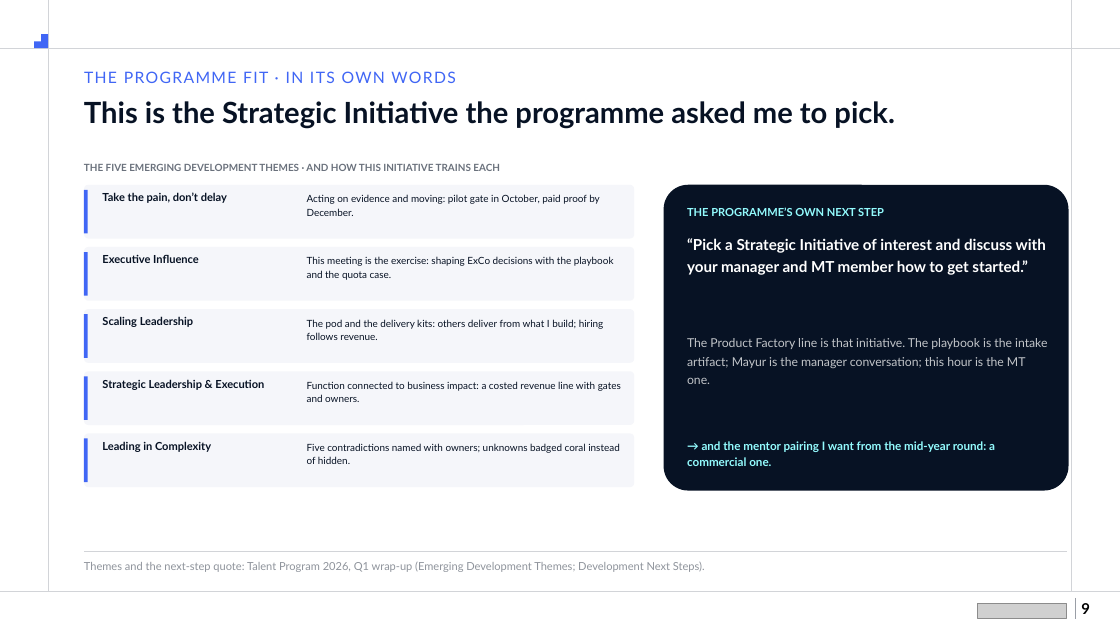
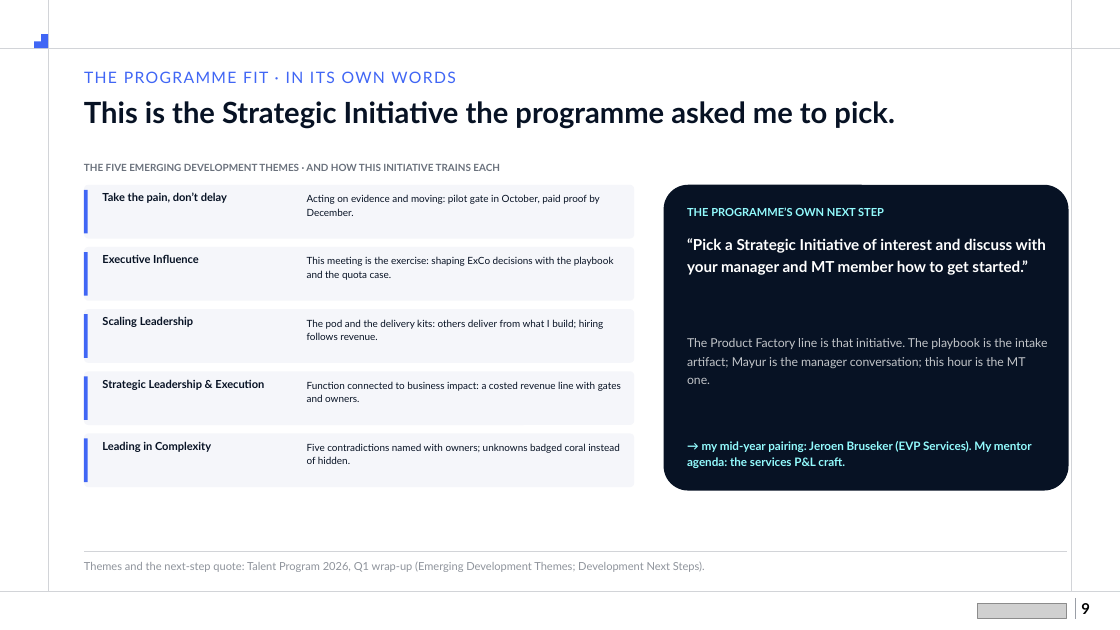
Before and after one commit to shyammohan160489-sys/value-consulting-agents, a slide deck: slide 9 of Engagement/Internal/vc-monetization-pdp/Output/Shyam_Talent_Programme_Tim.pptx. Drawn at 1120x630 pixels with LibreOffice and Linux fonts; fonts in the diff are those of the drawing; grey boxes stand for pictures. Boxes give left, top, right and bottom in pixels: in the first picture for what was removed or moved away, otherwise in the second. Text is boxed around its words. In the diff, an @@ line names an element or a change of style, - is before the commit and + after.

```diff
--- a/Engagement/Internal/vc-monetization-pdp/Output/Shyam_Talent_Programme_Tim.pptx
+++ b/Engagement/Internal/vc-monetization-pdp/Output/Shyam_Talent_Programme_Tim.pptx
@@ text at bbox=[687, 441, 1032, 468]: text changed @@
-→ and the mentor pairing I want from the mid-year round: a commercial one.
+→ my mid-year pairing: Jeroen Bruseker (EVP Services). My mentor agenda: the services P&L craft.
```
Also in this commit, not shown: 1 other slide changed, 3 slides added, 4 other files.
